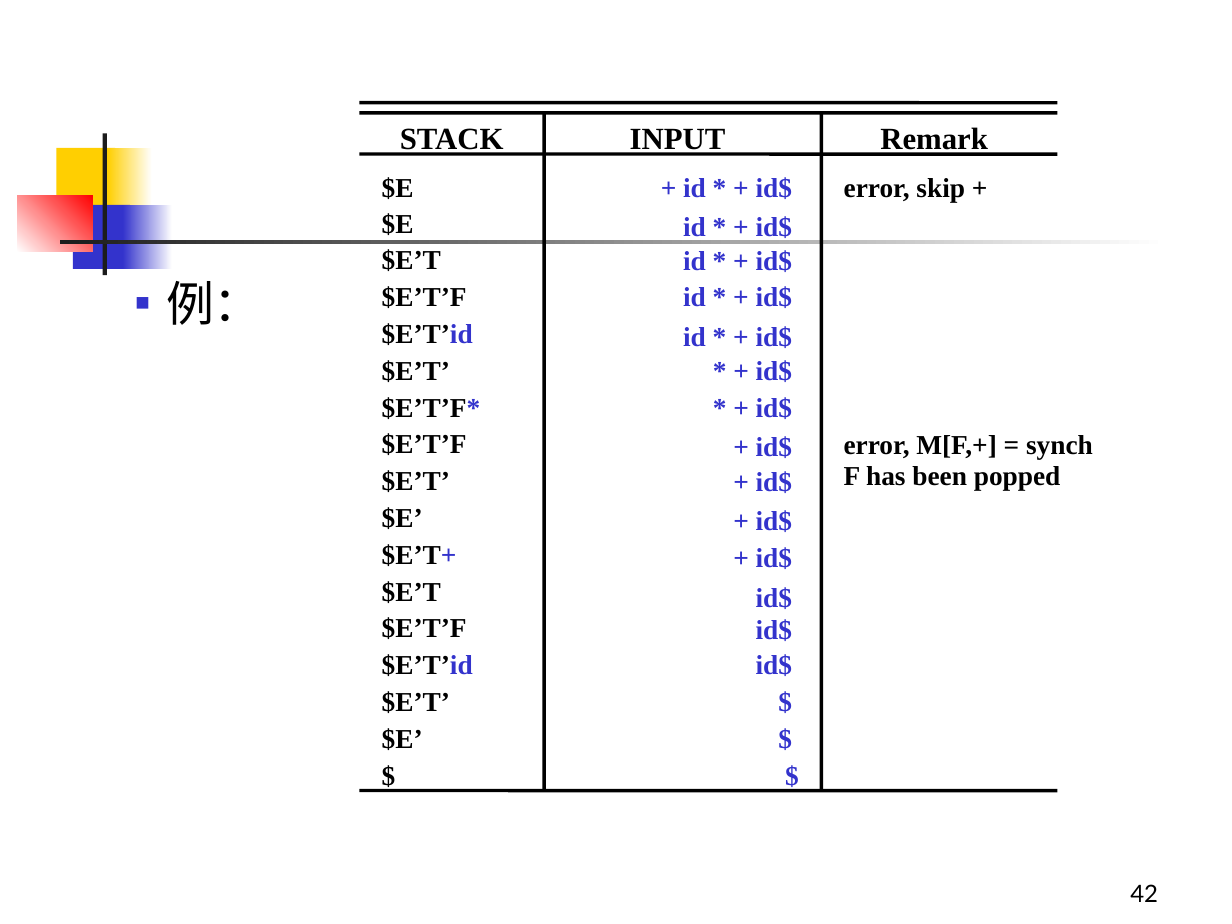
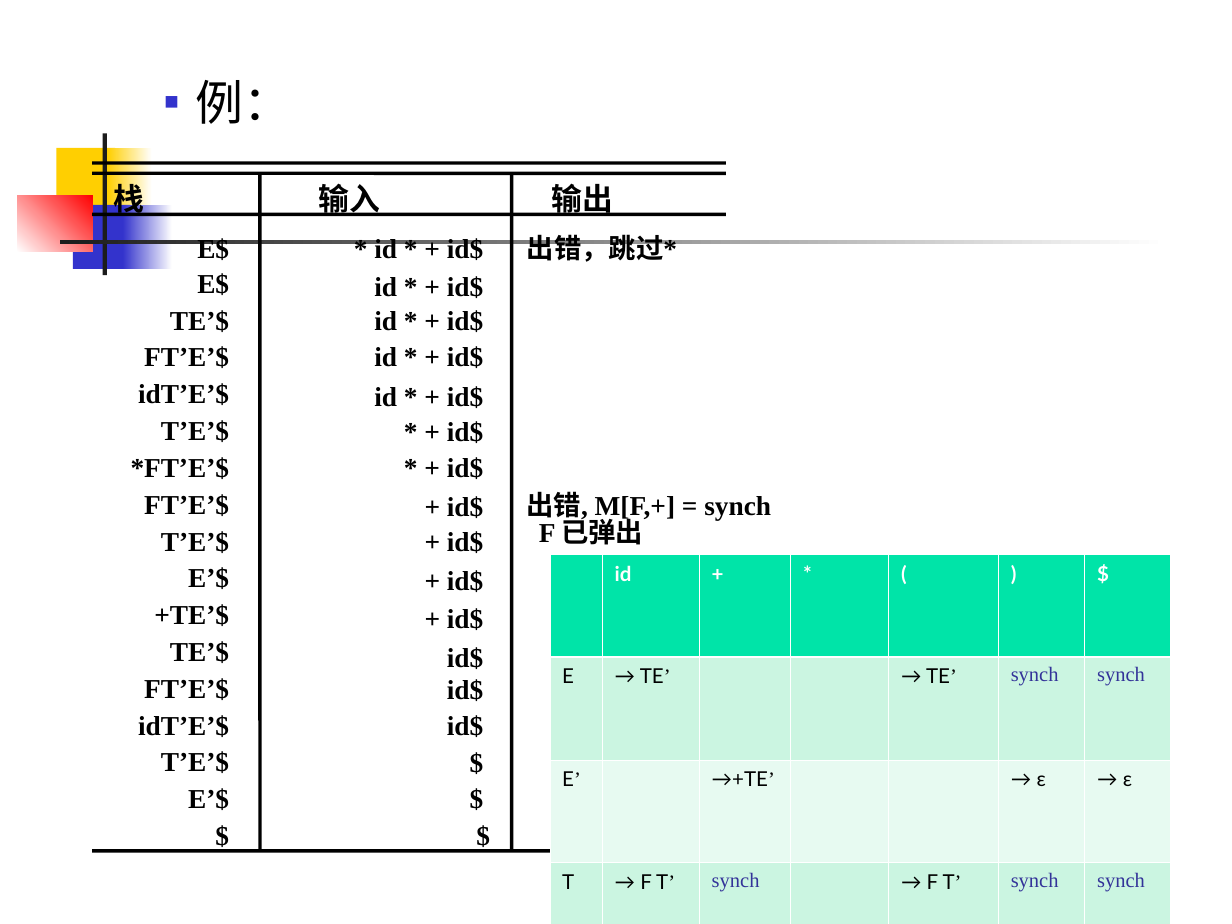
Before and after one commit to sonderlau/HzieeSurvivalGuide, a slide deck: slide 52 of Y1 Seminar II/编译原理/PPT/第4章 语法分析-1.ppt (slide 42 before the commit). Drawn at 1232x924 pixels with LibreOffice and Linux fonts; fonts in the diff are those of the drawing. Boxes give left, top, right and bottom in pixels: in the first picture for what was removed or moved away, otherwise in the second. Text is boxed around its words. In the diff, an @@ line names an element or a change of style, - is before the commit and + after.

```diff
--- a/Y1 Seminar II/编译原理/PPT/第4章 语法分析-1.ppt
+++ b/Y1 Seminar II/编译原理/PPT/第4章 语法分析-1.ppt
@@ text "例：": place and size @@
-text "例：" at [166,281,262,325]
+text "例：" at [195,80,291,124]
@@ group removed at [382,127,988,750]: 4 texts @@
-$E
-$E
-$E’T
-$E’T’F
-$E’T’id
-$E’T’
-$E’T’F*
-$E’T’F
-$E’T’
-$E’
-$E’T+
-$E’T
-$E’T’F
-$E’T’id
-$E’T’
-$E’
-$
-STACK
-INPUT
-Remark
@@ line moved from (360, 102) - (1057, 102) to (92, 163) - (726, 163) @@
@@ line moved from (360, 113) - (1057, 113) to (92, 174) - (726, 174) @@
@@ line moved from (822, 113) - (822, 791) to (260, 174) - (260, 851) @@
@@ line moved from (545, 113) - (545, 791) to (511, 174) - (511, 851) @@
@@ group added at [114,179,677,810]: 5 texts @@
+E$
+E$
+TE’$
+FT’E’$
+idT’E’$
+T’E’$
+*FT’E’$
+FT’E’$
+T’E’$
+E’$
++TE’$
+TE’$
+FT’E’$
+idT’E’$
+T’E’$
+E’$
+$
+出错，跳过*
+栈
+输入
+输出
@@ text removed at [844,178,965,203] @@
-error, skip +
@@ line moved from (360, 154) - (1057, 154) to (92, 214) - (726, 214) @@
@@ text "* id * + id$": place and size @@
-text "* id * + id$" at [683,177,792,676]
+text "* id * + id$" at [374,237,483,737]
@@ text at [374,237,483,263]: text changed; text colour #3333CC to #000000 @@
-+ id * + id$
+* id * + id$
@@ text at [374,276,483,737]: text colour #3333CC to #000000 in "id * + id$", "id * + id$", "id * + id$", "id * + id$" and 12 more places @@
@@ text removed at [844,466,1060,490] @@
-F has been popped
@@ text at [526,491,771,522]: text changed @@
-error, M[F,+] = synch
+出错, M[F,+] = synch
@@ text added at [539,515,643,545], 16 pt, text #000000, bold @@
+F 已弹出
@@ table added at [549,554,1169,896], 6 rows, 7 columns @@
+ | id | + | * | ( | ) | $
+E | → TE’ |  |  | → TE’ | synch | synch
+E’ |  | →+TE’ |  |  | → ε | → ε
+T | → F T’ | synch |  | → F T’ | synch | synch
+T’ |  | → ε | → *F T’ |  | → ε | → ε
+F | → id | synch | synch | → (E) | synch | synch
@@ line moved from (360, 791) - (1057, 791) to (92, 851) - (726, 851) @@
@@ page number at [1130,881,1158,887]: text changed @@
-42
+52
```
Also in this commit, not shown: 18 other slides changed, 16 slides added, 11 other files.
